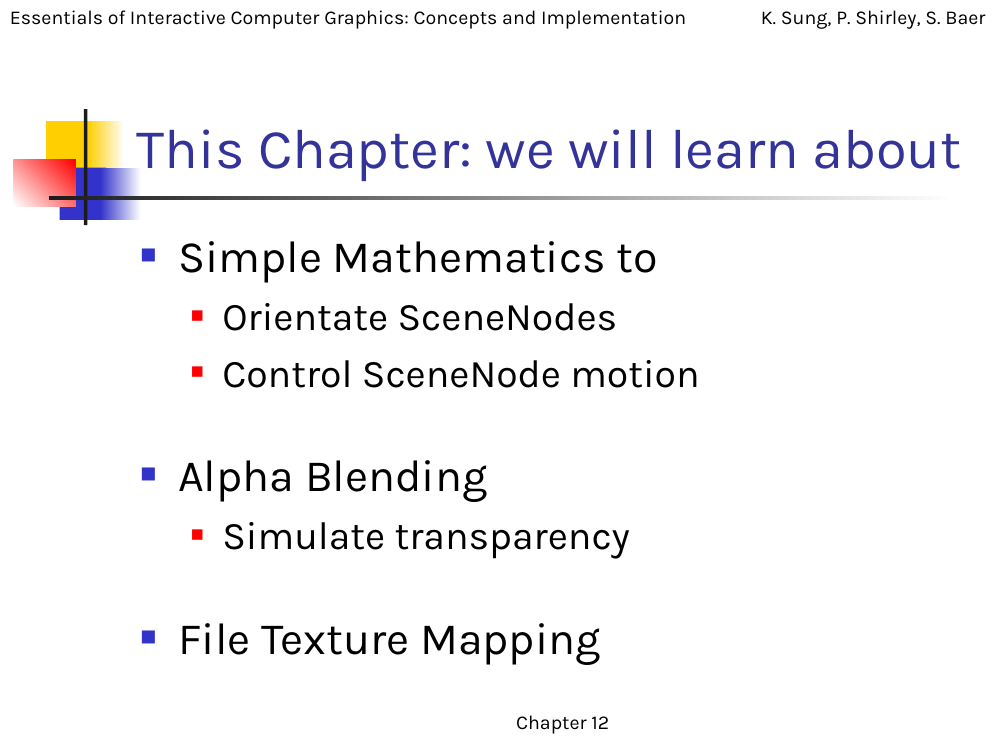
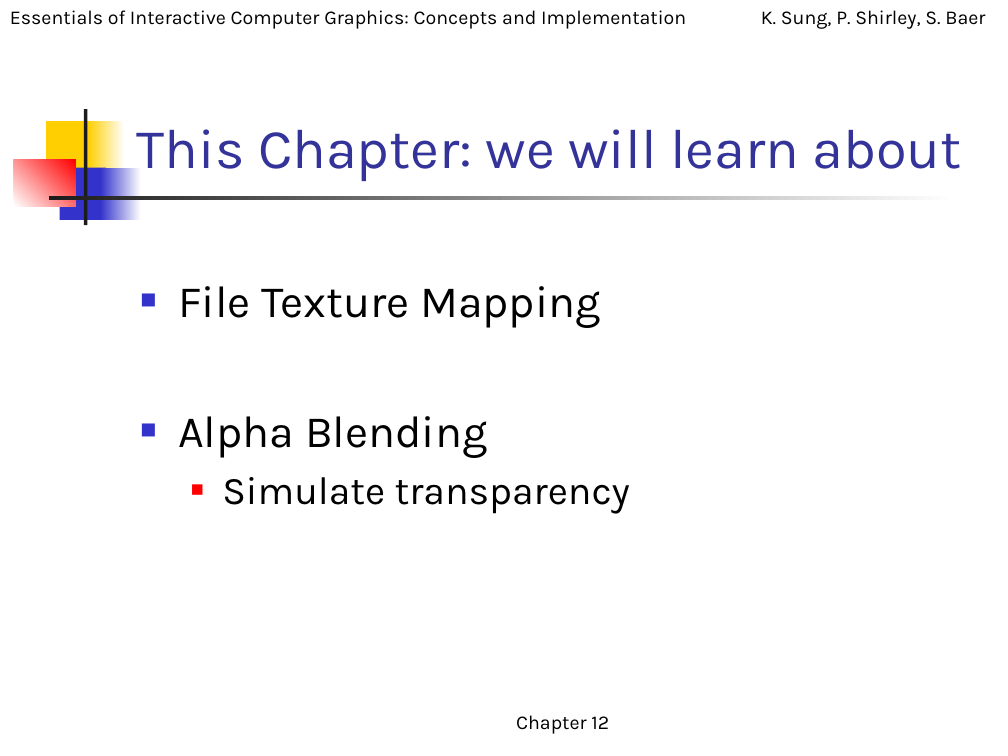
Before and after one commit to myuwbclasses/CSS451, a slide deck: slide 2 of ClassExamples/Topic8-TextureMapping/A4-Chapter12.ppt. Drawn at 1008x756 pixels with LibreOffice and Linux fonts; fonts in the diff are those of the drawing. Boxes give left, top, right and bottom in pixels: in the first picture for what was removed or moved away, otherwise in the second. Text is boxed around its words. In the diff, an @@ line names an element or a change of style, - is before the commit and + after.

```diff
--- a/ClassExamples/Topic8-TextureMapping/A4-Chapter12.ppt
+++ b/ClassExamples/Topic8-TextureMapping/A4-Chapter12.ppt
@@ text at (178,286,601,328): text changed; size 28 to 32 pt @@
-■ Simple Mathematics to
-  ■ Orientate SceneNodes
-  ■ Control SceneNode motion
+■ File Texture Mapping
@@ text at (178,623,601,665): paragraph removed @@
-■ File Texture Mapping
```
